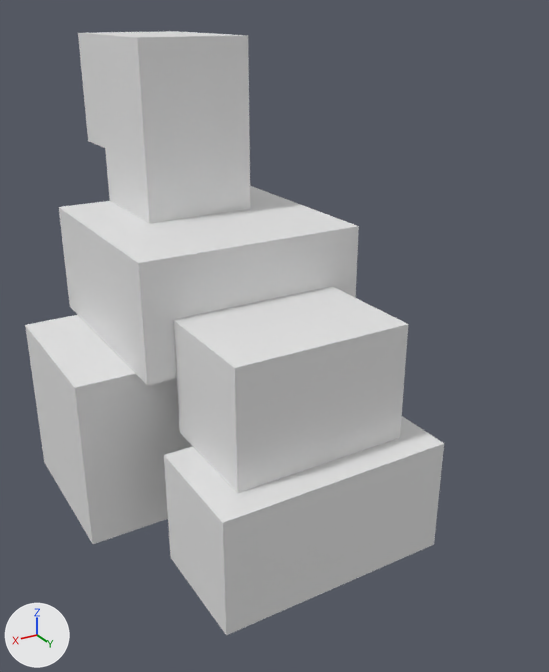
What one commit did to the Blender file animation_04_dragon.blend.
Camera for both pictures: a camera (50 mm lens) standing at (11.6, 24.3, 14.8) and looking at (-0.2, 4.7, 5.0). Arrows for +X, +Y and +Z are at lower left; the lights stay in place. The picture after the commit comes second.

In view in the first picture: 'head', 'left_back_leg', 'left_front_leg', 'neck', 'right_back_leg', 'torso', 'torso.001'.
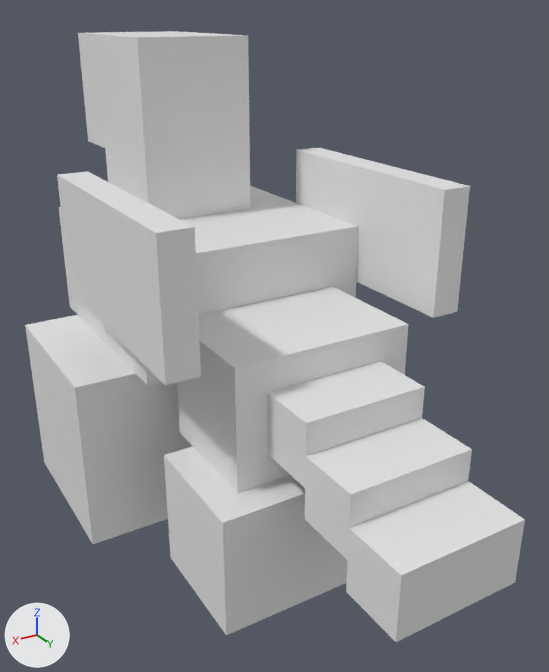
Commit message: add Dragons jaw, tail and wings

Where the newer file only moved an object's origin or applied its transform, the numbers keep the older frame.

Location of each change, (x1, y1, x2, y2) in pixels of the pictures (549 x 672 px):
'wing_left', added: after (57, 171, 201, 385)
'tail_2', added: after (346, 481, 525, 642)
'wing_right', added: after (296, 148, 470, 318)
'tail_1', added: after (305, 418, 472, 560)
'tail_0', added: after (267, 361, 425, 488)
'right_back_leg', unchanged, covered by the edit: before (324, 416, 444, 586); after (338, 554, 348, 586)

The edits, one by one:
Mesh me_cube_989 is new.
It is a box spanning x -0.5..0.5, y -2.0..6.0, z -1.0..3.0.
Mesh me_cube_987 is new.
It is a box spanning x -2.0..2.0, y -1.0..1.0, z -1.0..1.0.
Object 'wing_right' (ob_wing_right) is new; it shows me_cube_989.
Its location is (-4.5, 2.0, 7.0).
Object 'wing_left' (ob_wing_left) is new; it shows a copy of me_cube_989.
Its location is (4.5, 2.0, 7.0).
Object 'tail_2' (ob_tail_2) is new; it shows me_cube_987.
Its location is (0.0, 13.0, 2.0).
Object 'tail_1' (ob_tail_1) is new; it shows a copy of me_cube_987.
Its location is (0.0, 11.0, 3.0).
Object 'tail_0' (ob_tail_0) is new; it shows a copy of me_cube_987.
Its location is (0.0, 9.0, 4.0).
